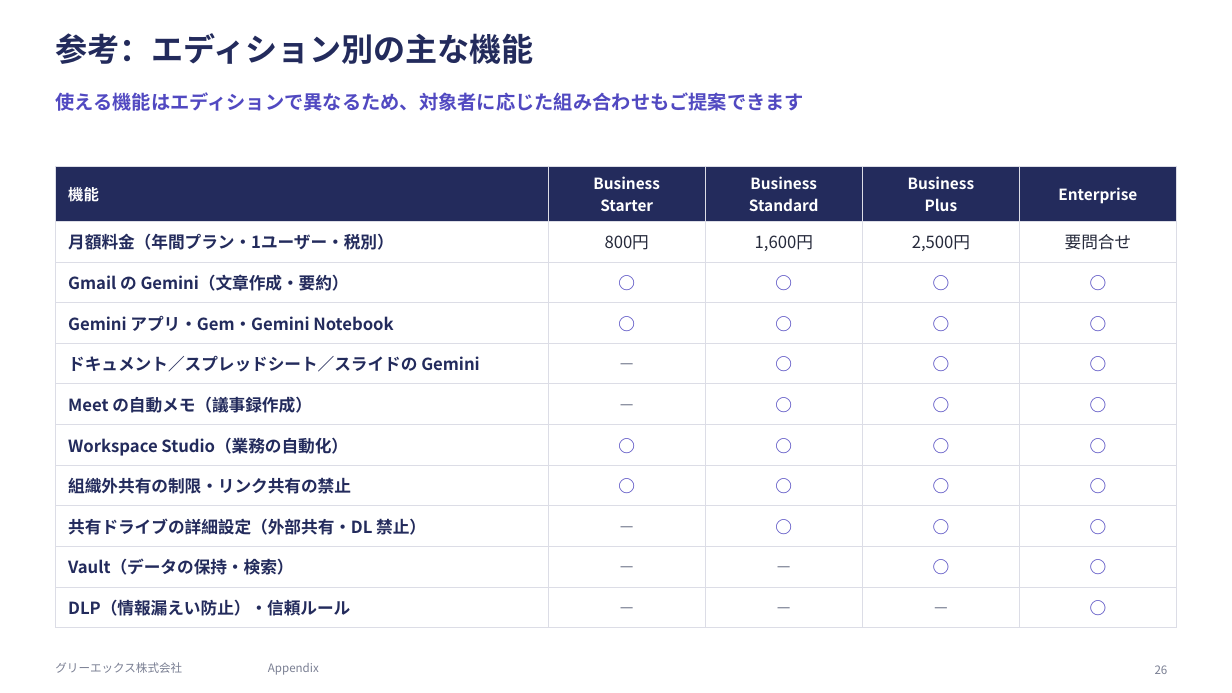
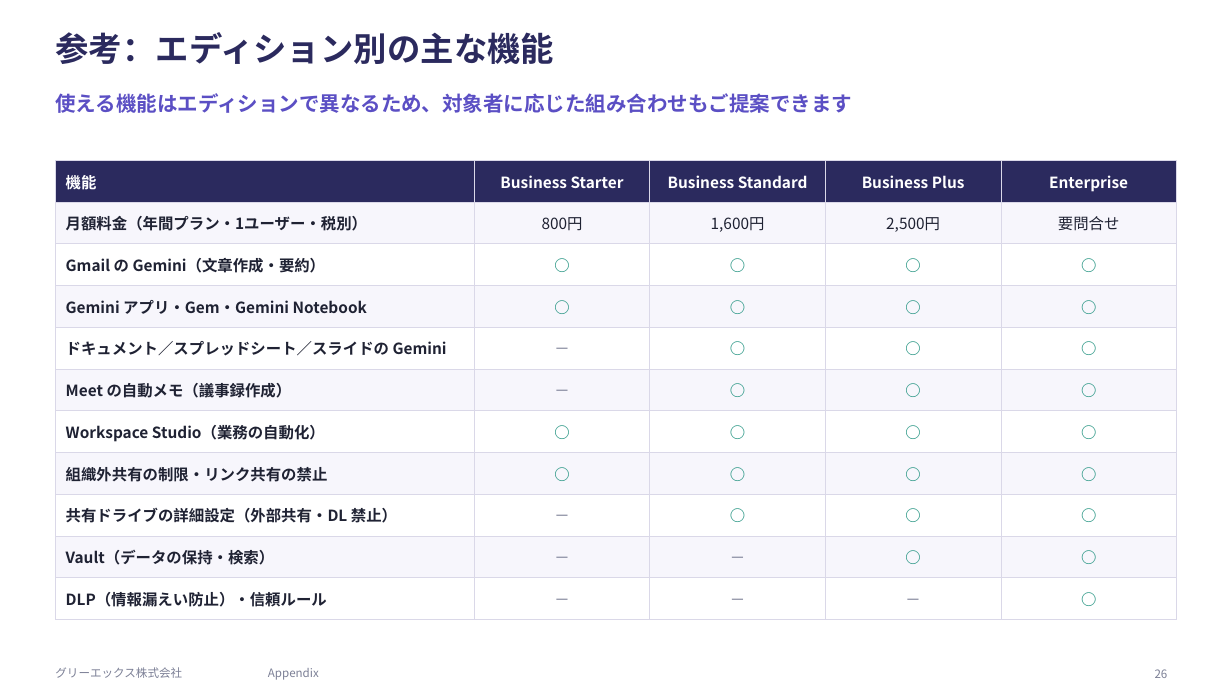
Before and after one commit to hjack0703/sakai, a slide deck: slide 26 of docs/20261027_サカイ様向けご提案_GREEX.pptx. Drawn at 1232x693 pixels with LibreOffice and Linux fonts; fonts in the diff are those of the drawing. Boxes give left, top, right and bottom in pixels: in the first picture for what was removed or moved away, otherwise in the second. Text is boxed around its words. In the diff, an @@ line names an element or a change of style, - is before the commit and + after.

```diff
--- a/docs/20261027_サカイ様向けご提案_GREEX.pptx
+++ b/docs/20261027_サカイ様向けご提案_GREEX.pptx
@@ title "参考：エディション別の主な機能" at [55, 32, 554, 64]: size 25 to 26 pt, text colour #232B5C to #2B2A5E @@
@@ text "使える機能はエディションで異なるため、対象者に応じた組み合わせもご提案できます" at [55, 93, 852, 113]: size 15 to 16 pt, text colour #5149C1 to #5B4FC4 @@
@@ table at [55, 161, 1177, 611] @@
-row 1: 機能 | Business / Starter | Business / Standard | Business / Plus | Enterprise
+row 1: 機能 | Business Starter | Business Standard | Business Plus | Enterprise
@@ fill #232B5C to #2B2A5E in row 1 @@
@@ fill #FFFFFF to #F7F6FC in 25 cells @@
@@ size 13 to 12 pt in "月額料金（年間プラン・1ユーザー・税別）", "800円", "1,600円", "2,500円" and 46 more places @@
@@ text colour #232B5C to #1F2233 in "月額料金（年間プラン・1ユーザー・税別）", "Gmail の Gemini（文章作成・要約）", "Gemini アプリ・Gem・Gemini Notebook", "ドキュメント／スプレッドシート／スライドの Gemini" and 6 more places @@
@@ text colour #262A3B to #1F2233 in "800円", "1,600円", "2,500円", "要問合せ" @@
@@ text colour #5149C1 to #2A9785 in "○", "○", "○", "○" and 24 more places @@
@@ text colour #7A7F93 to #7C8096 in "－", "－", "－", "－" and 4 more places @@
@@ borders changed @@
@@ table: place and size @@
-table at [55, 166, 1177, 620]
+table at [55, 161, 1177, 611]
@@ text colour #7A7F93 to #7C8096 in 3 elements at [268, 668, 319, 680], [1155, 669, 1168, 678], [55, 667, 182, 678] @@
```
Also in this commit, not shown: 25 other slides changed, 6 other files.
